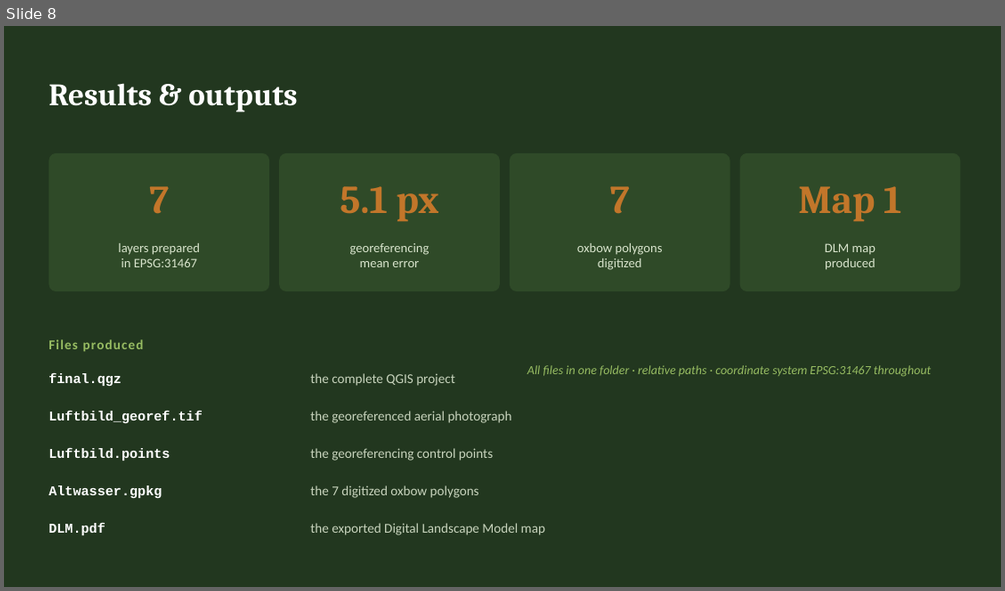
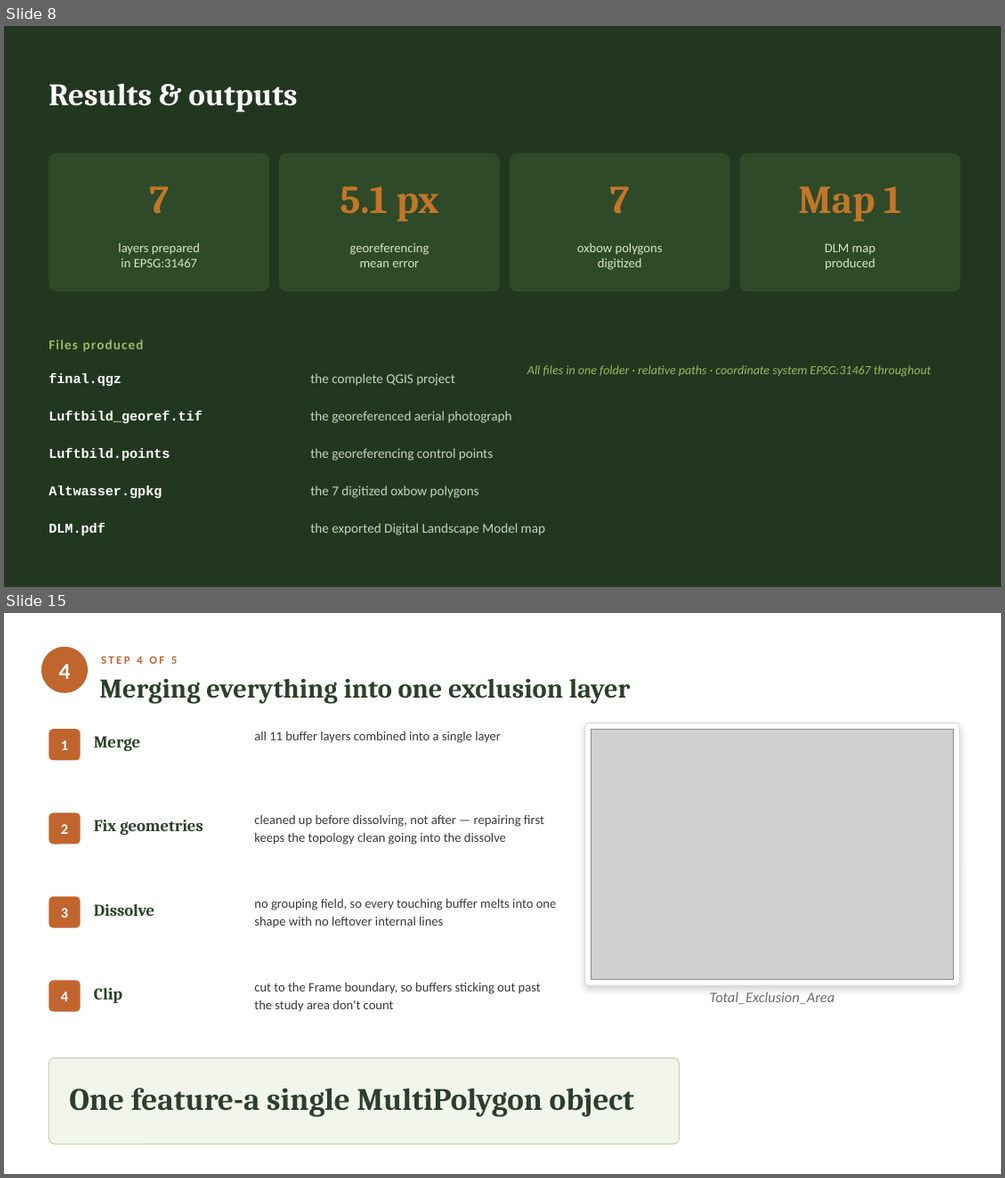
Before and after one commit to Kratosna/Methoden-zur-Analyse-und-Modellierung-von-r-umlichen-Umweltdaten, a slide deck: Procedure_Presentation.pptx. Shown one above the other, each under a label of ours: slide 8 before the commit, slides 8 and 15 after it; the slides between them are not shown. The pictures are 1005x591 and 1005x1178 pixels, drawn with LibreOffice and Linux fonts; fonts in the diff are those of the drawing; grey boxes stand for pictures. Boxes give left, top, right and bottom in pixels: in the first picture for what was removed or moved away, otherwise in the second. Text is boxed around its words. In the diff, an @@ line names an element or a change of style, - is before the commit and + after.

```diff
--- a/Procedure_Presentation.pptx
+++ b/Procedure_Presentation.pptx
@@ slide 15 added at [4, 613, 1001, 1174], background #FFFFFF @@
@@ ellipse added at [41, 647, 88, 693], fill #C1652E @@
@@ text added at [59, 664, 71, 679], 22 pt, text #FFFFFF, bold @@
+4
@@ text added at [101, 656, 177, 664], 11 pt, text #C1652E, bold @@
+STEP 4 OF 5
@@ text added at [99, 679, 631, 704], 26 pt, text #2C3F2B, bold @@
+Merging everything into one exclusion layer
@@ rounded rectangle added at [48, 729, 81, 761], fill #C1652E @@
@@ text added at [61, 740, 68, 750], 14 pt, text #FFFFFF, bold @@
+1
@@ text added at [94, 736, 140, 751], 16 pt, text #2C3F2B, bold @@
+Merge
@@ text added at [254, 731, 501, 743], 12.5 pt, text #3A3A3A @@
+all 11 buffer layers combined into a single layer
@@ rounded rectangle added at [585, 723, 960, 985], fill #FFFFFF, outline #DADFD2 0.99 pt @@
@@ picture added at [591, 729, 954, 980] @@
@@ rounded rectangle added at [48, 812, 81, 844], fill #C1652E @@
@@ text added at [61, 824, 68, 834], 14 pt, text #FFFFFF, bold @@
+2
@@ text added at [94, 819, 203, 835], 16 pt, text #2C3F2B, bold @@
+Fix geometries
@@ text added at [254, 815, 544, 844], 12.5 pt, text #3A3A3A @@
+cleaned up before dissolving, not after — repairing first keeps the topology clean going into the dissolve
@@ rounded rectangle added at [48, 896, 81, 928], fill #C1652E @@
@@ text added at [94, 904, 154, 916], 16 pt, text #2C3F2B, bold @@
+Dissolve
@@ text added at [254, 899, 557, 928], 12.5 pt, text #3A3A3A @@
+no grouping field, so every touching buffer melts into one shape with no leftover internal lines
@@ text added at [61, 908, 68, 917], 14 pt, text #FFFFFF, bold @@
+3
@@ rounded rectangle added at [48, 981, 81, 1012], fill #C1652E @@
@@ text added at [254, 982, 541, 1012], 12.5 pt, text #3A3A3A @@
+cut to the Frame boundary, so buffers sticking out past the study area don't count
@@ text added at [61, 991, 68, 1001], 14 pt, text #FFFFFF, bold @@
+4
@@ text added at [94, 988, 122, 1003], 16 pt, text #2C3F2B, bold @@
+Clip
@@ text added at [710, 991, 835, 1004], 14 pt, text #6B6B6B, italic @@
+Total_Exclusion_Area
@@ rounded rectangle added at [48, 1058, 680, 1144], fill #F2F5EC, outline #C9D3B8 0.99 pt @@
@@ text added at [69, 1087, 634, 1117], 30 pt, text #2C3F2B, bold @@
+One feature-a single MultiPolygon object
```
Also in this commit, not shown: 2 slides changed, 8 other slides added, 2 other files.
